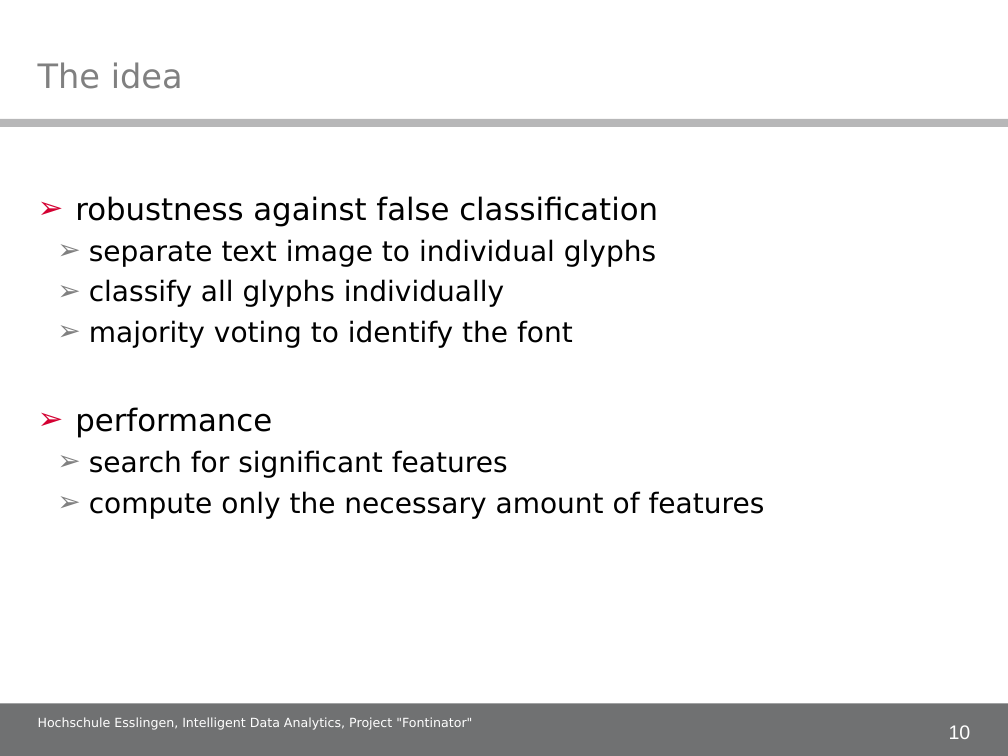
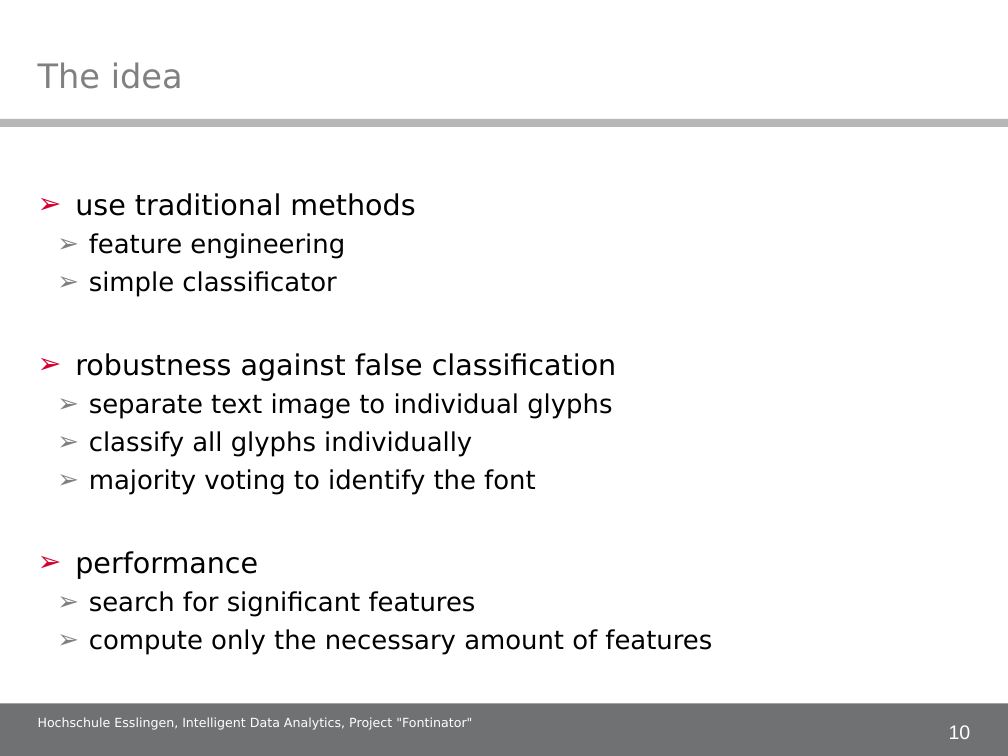
Before and after one commit to alex-ta/Fontinator, a slide deck: slide 10 of Documents/IDA_project_presentation.ppt. Drawn at 1008x756 pixels with LibreOffice and Linux fonts; fonts in the diff are those of the drawing; background and template pictures are left out. Boxes give left, top, right and bottom in pixels: in the first picture for what was removed or moved away, otherwise in the second. Text is boxed around its words. In the diff, an @@ line names an element or a change of style, - is before the commit and + after.

Commit message:
Added slide 11, and modfied slide 10

```diff
--- a/Documents/IDA_project_presentation.ppt
+++ b/Documents/IDA_project_presentation.ppt
@@ text at <box>75,193,415,297</box>: paragraphs added @@
+➢ use traditional methods
+  ➢ feature engineering
+  ➢ simple classificator
@@ text at <box>75,353,712,655</box>: size 22 to 20.4 pt in "robustness against false classification", "performance"; size 20 to 18.5 pt in "separate text image to individual glyphs", "classify all glyphs individually", "majority voting to identify the font", "search for significant features" and 1 more places @@
```
Also in this commit, not shown: 25 other slides changed, 1 slide added.
